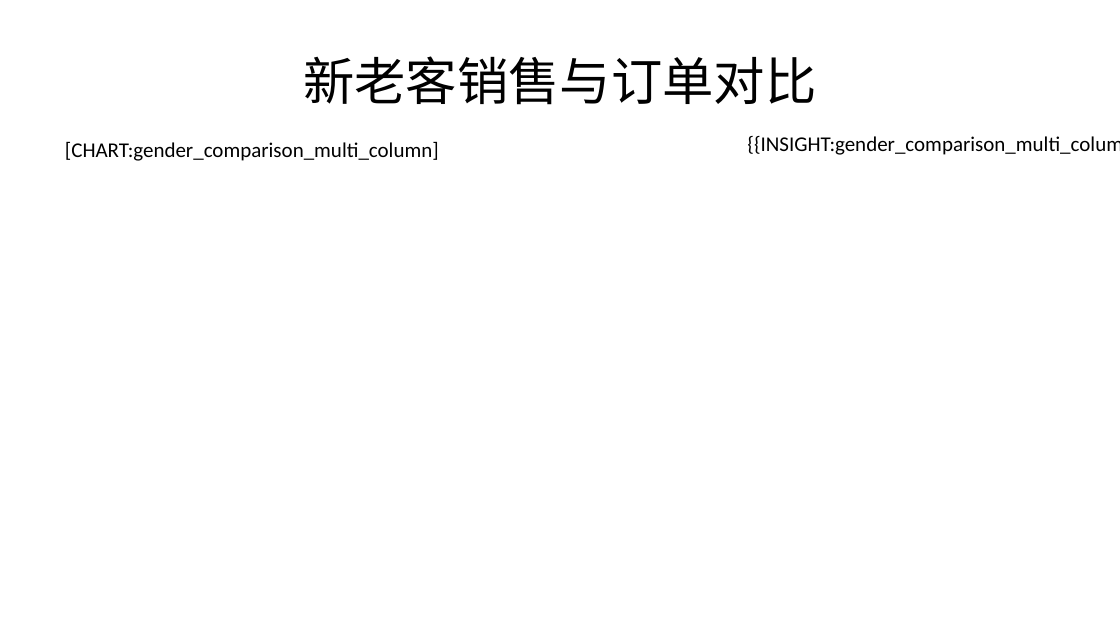
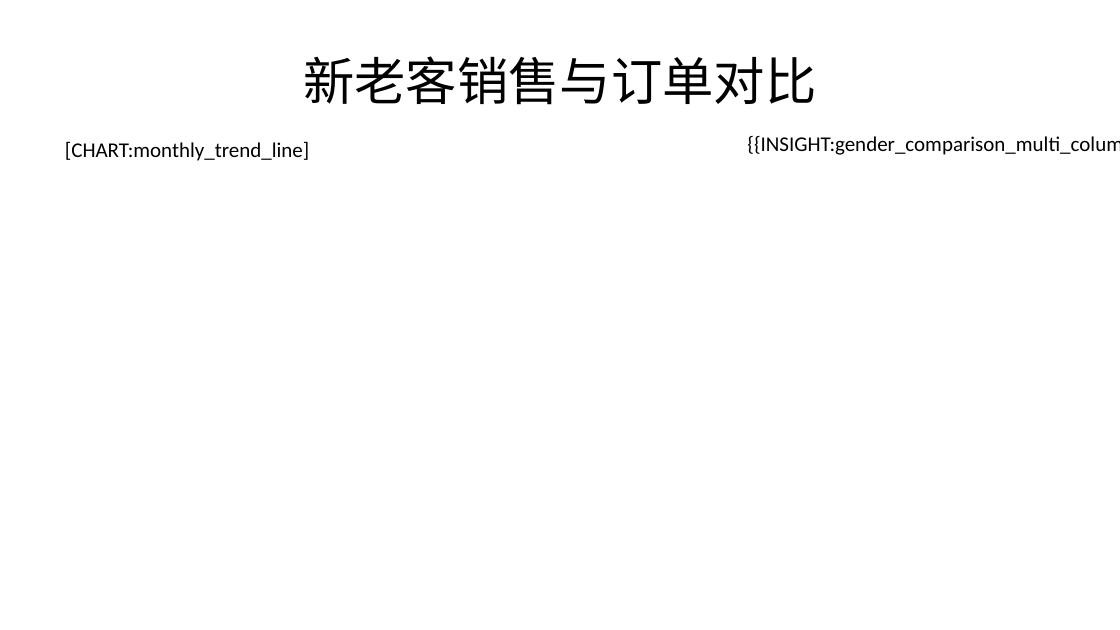
Before and after one commit to lijiahao1996/PPT-Automation, a slide deck: slide 7 of templates/原生报告模板.pptx. Drawn at 1120x630 pixels with LibreOffice and Linux fonts; fonts in the diff are those of the drawing. Boxes give left, top, right and bottom in pixels: in the first picture for what was removed or moved away, otherwise in the second. Text is boxed around its words. In the diff, an @@ line names an element or a change of style, - is before the commit and + after.

```diff
--- a/templates/原生报告模板.pptx
+++ b/templates/原生报告模板.pptx
@@ text at bbox=[65, 141, 309, 161]: text changed @@
-[CHART:gender_comparison_multi_column]
+[CHART:monthly_trend_line]
```
Also in this commit, not shown: 5 other slides changed, 11 other files.
